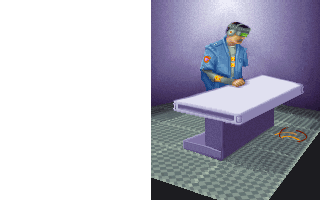
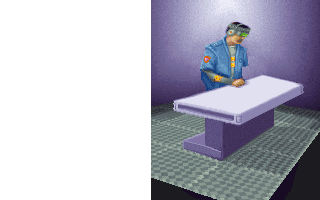
Before/after of a w=320, h=200 layered artwork. What changed in the layer stack:
painted on "Image" over [182, 127, 309, 200]
